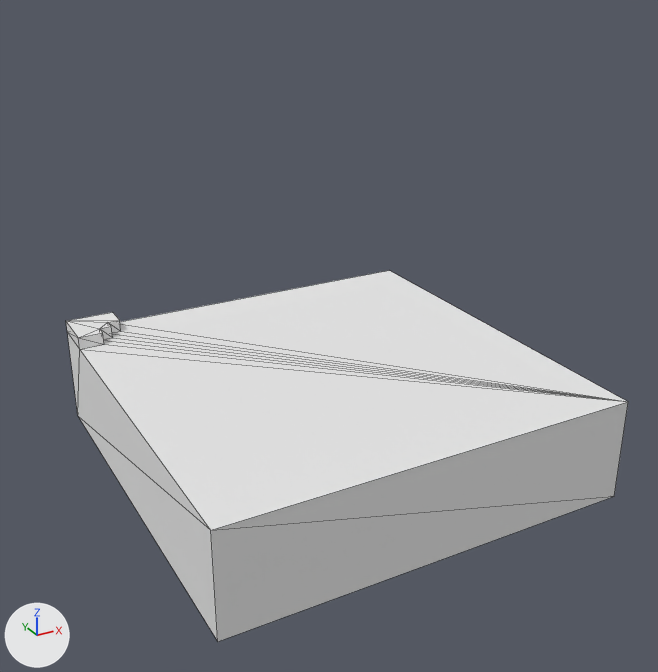
Renders of the OBJ model app/client/Contrib.Gate/Assets/Voxel/Dungeon/002/Export/013.obj from each side of a commit.
Both versions are drawn from a 50 mm camera at (-30.7, -56.5, 38.6) aimed at (-0.7, -2.0, 11.3). Every picture has the same lights, and +X, +Y and +Z are marked at lower left. Mesh edges are drawn as thin lines. Where no turn or scale is listed for an object, it has been applied to the vertices. Vertices at the same position are counted once.

The first picture shows '013'.
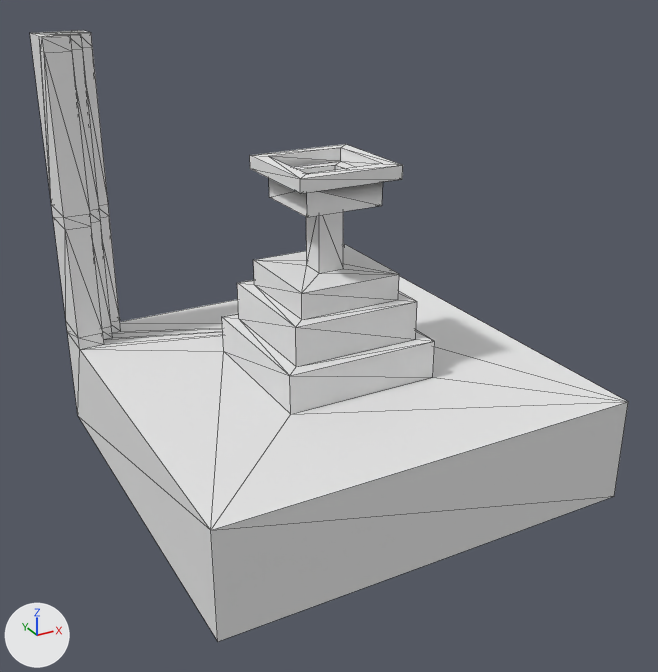
Boxes (x1, y1, x2, y2) around the edits, measured in the pictures (658 x 672 px):
'013', reshaped (6% wider, 65% taller): before (66, 271, 628, 641); after (30, 30, 628, 641)
part 1 of me_013, built on: before (66, 271, 628, 530); after (30, 30, 628, 530)

The change, as a list of edits to the scene's bpy script:
```text
Change me_013:
    used by ob_013; location = (0.0, 0.0, 0.0)
    remove me_013.from_pydata(...)  # 23 vertices, 42 faces; spans x -16.0..16.0, y -16.0..16.0, z 0.0..9.0
    add me_013.from_pydata(...)  # 123 vertices, 250 faces; spans x -16.0..16.0, y -16.0..16.0, z 0.0..32.0
    me_013 part 1
    14 faces are deleted
    45 vertices are added at x -16.0..6.0, y -6.0..16.0, z 8.0..32.0
    8 new vertices lie (0.0, 0.0, 9.0) away from vertices in x -16.0..-12.0, y 12.0..16.0, z 9.0
    8 new vertices lie (0.0, 0.0, 1.0) away from vertices in x -16.0..-12.0, y 12.0..16.0, z 18.0
    7 new vertices lie (0.0, 0.0, 12.0) away from vertices in x -16.0..-12.0, y 12.0..16.0, z 19.0
    7 new vertices lie (0.0, 0.0, 1.0) away from vertices in x -16.0..-12.0, y 12.0..16.0, z 31.0
    5 new vertices lie (-1.0, 1.0, 0.0) away from vertices in x -14.0..-12.0, y 12.0..14.0, z 32.0
    12 new vertices lie (0.0, 0.0, 1.0) away from vertices in x -4.0..4.0, y -4.0..4.0, z 22.0..23.0
    8 new vertices lie (0.0, 0.0, 3.0) away from vertices in x -6.0..6.0, y -6.0..6.0, z 8.0..11.0
    222 new faces join them
```
